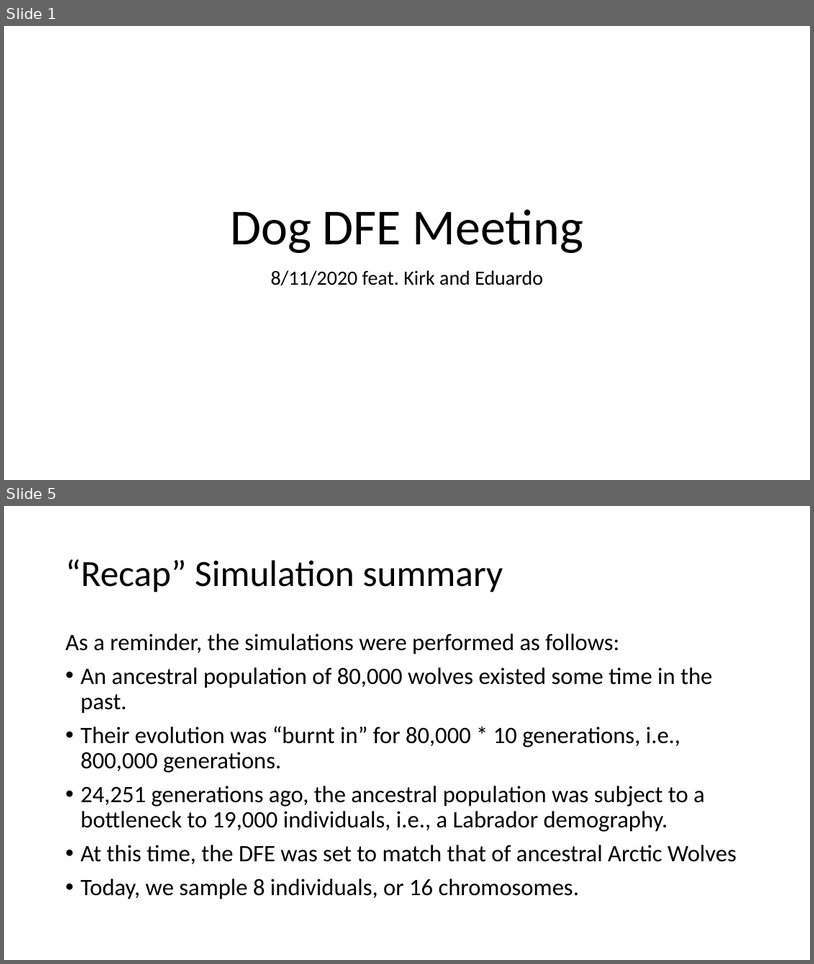
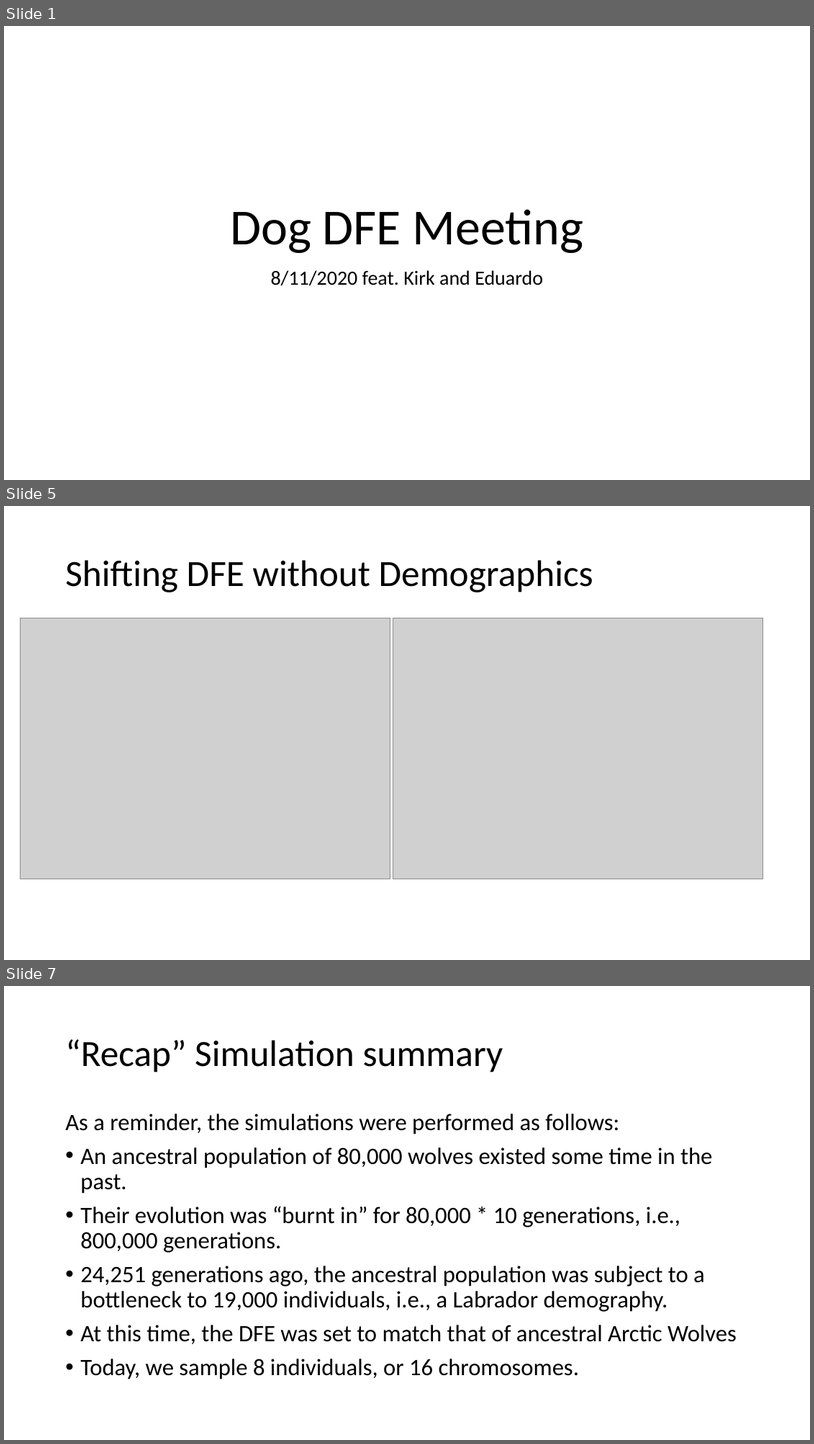
Before and after one commit to jon-mah/lohmueller_lab, a slide deck: 2020_08_25_dog_dfe_meeting.pptx. Shown one above the other, each under a label of ours: slides 1 and 5 before the commit, slides 1, 5 and 7 after it; the slides between them are not shown. The pictures are 814x964 and 814x1444 pixels, drawn with LibreOffice and Linux fonts; fonts in the diff are those of the drawing; grey boxes stand for pictures. Boxes give left, top, right and bottom in pixels: in the first picture for what was removed or moved away, otherwise in the second. Text is boxed around its words. In the diff, an @@ line names an element or a change of style, - is before the commit and + after.

Commit message:
no demo no shift sim.

```diff
--- a/2020_08_25_dog_dfe_meeting.pptx
+++ b/2020_08_25_dog_dfe_meeting.pptx
@@ slide 5 added at (4, 506, 810, 960), background #FFFFFF @@
@@ title added at (65, 560, 594, 592), 44 pt, text #000000 @@
+Shifting DFE without Demographics
@@ picture added at (21, 618, 391, 879) @@
@@ picture added at (393, 618, 763, 879) @@
@@ what was slide 5 is now slide 7 @@
```
Also in this commit, not shown: 5 other slides added, 3 slides removed, 16 other files.
